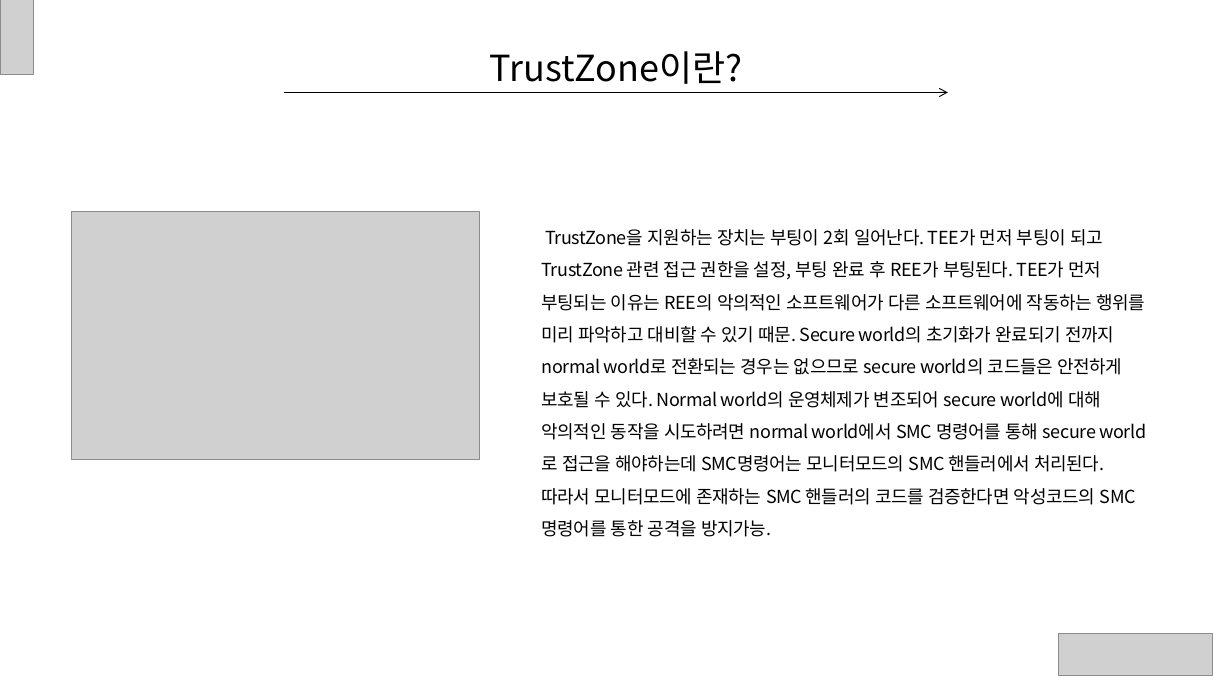
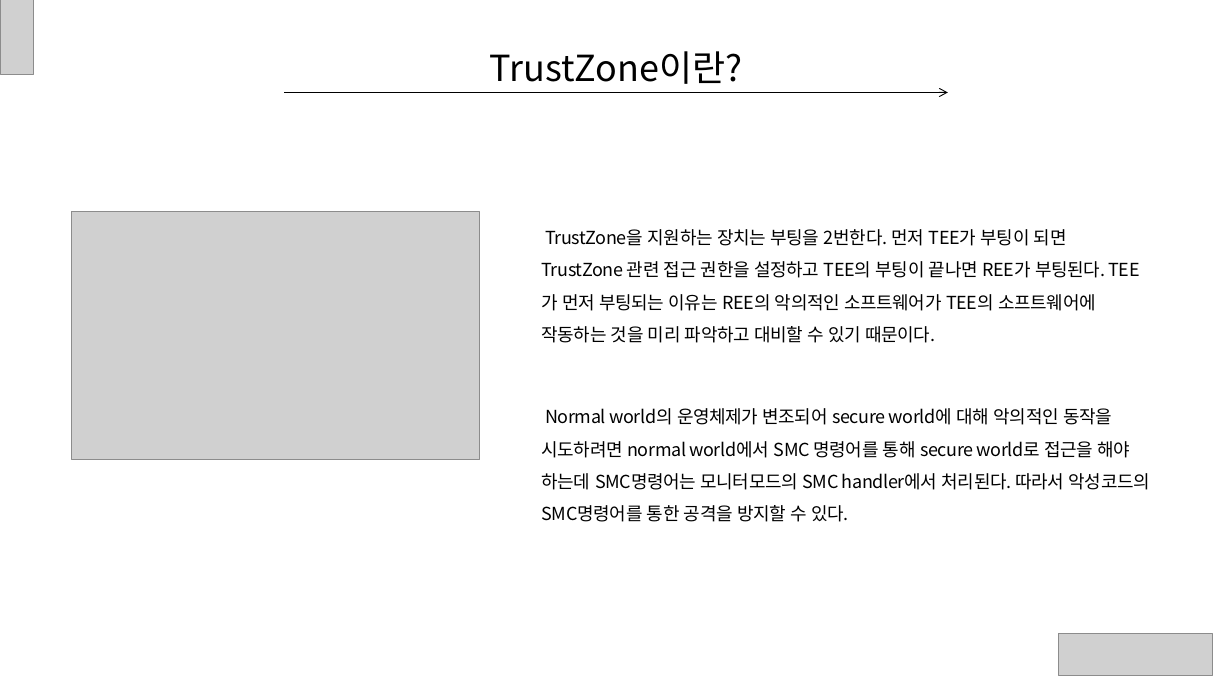
Before and after one commit to ryusangwon/Arm-Trustzone, a slide deck: slide 11 of Trustzone.pptx (slide 12 before the commit). Drawn at 1232x693 pixels with LibreOffice and Linux fonts; fonts in the diff are those of the drawing; grey boxes stand for pictures. Boxes give left, top, right and bottom in pixels: in the first picture for what was removed or moved away, otherwise in the second. Text is boxed around its words. In the diff, an @@ line names an element or a change of style, - is before the commit and + after.

```diff
--- a/Trustzone.pptx
+++ b/Trustzone.pptx
@@ text at bbox=[541, 229, 1105, 343]: text changed @@
-TrustZone을 지원하는 장치는 부팅이 2회 일어난다. TEE가 먼저 부팅이 되고 TrustZone 관련 접근 권한을 설정, 부팅 완료 후 REE가 부팅된다. TEE가 먼저 부팅되는 이유는 REE의 악의적인 소프트웨어가 다른 소프트웨어에 작동하는 행위를 미리 파악하고 대비할 수 있기 때문. Secure world의 초기화가 완료되기 전까지 normal world로 전환되는 경우는 없으므로 secure world의 코드들은 안전하게 보호될 수 있다. Normal world의 운영체제가 변조되어 secure world에 대해 악의적인 동작을 시도하려면 normal world에서 SMC 명령어를 통해 secure world로 접근을 해야하는데 SMC명령어는 모니터모드의 SMC 핸들러에서 처리된다. 따라서 모니터모드에 존재하는 SMC 핸들러의 코드를 검증한다면 악성코드의 SMC명령어를 통한 공격을 방지가능.
+TrustZone을 지원하는 장치는 부팅을 2번한다. 먼저 TEE가 부팅이 되면 TrustZone 관련 접근 권한을 설정하고 TEE의 부팅이 끝나면 REE가 부팅된다. TEE가 먼저 부팅되는 이유는 REE의 악의적인 소프트웨어가 TEE의 소프트웨어에 작동하는 것을 미리 파악하고 대비할 수 있기 때문이다.
@@ text added at bbox=[541, 408, 1150, 522], 14 pt, text #000000 @@
+Normal world의 운영체제가 변조되어 secure world에 대해 악의적인 동작을 시도하려면 normal world에서 SMC 명령어를 통해 secure world로 접근을 해야 하는데 SMC명령어는 모니터모드의 SMC handler에서 처리된다. 따라서 악성코드의 SMC명령어를 통한 공격을 방지할 수 있다.
```
Also in this commit, not shown: 11 other slides changed, 1 slide added, 1 slide removed.
